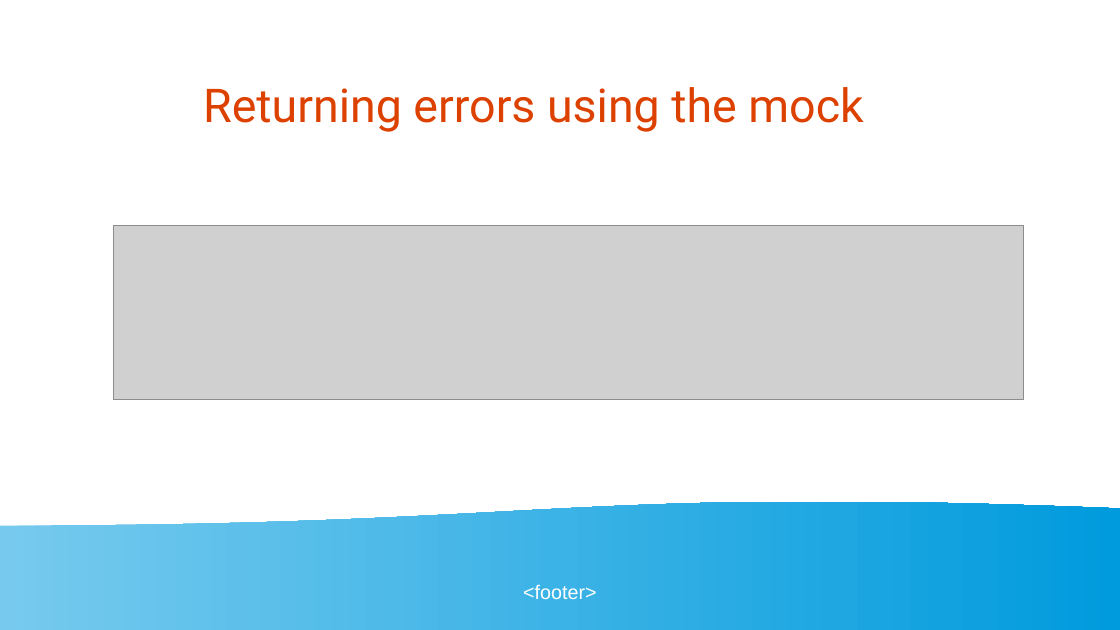
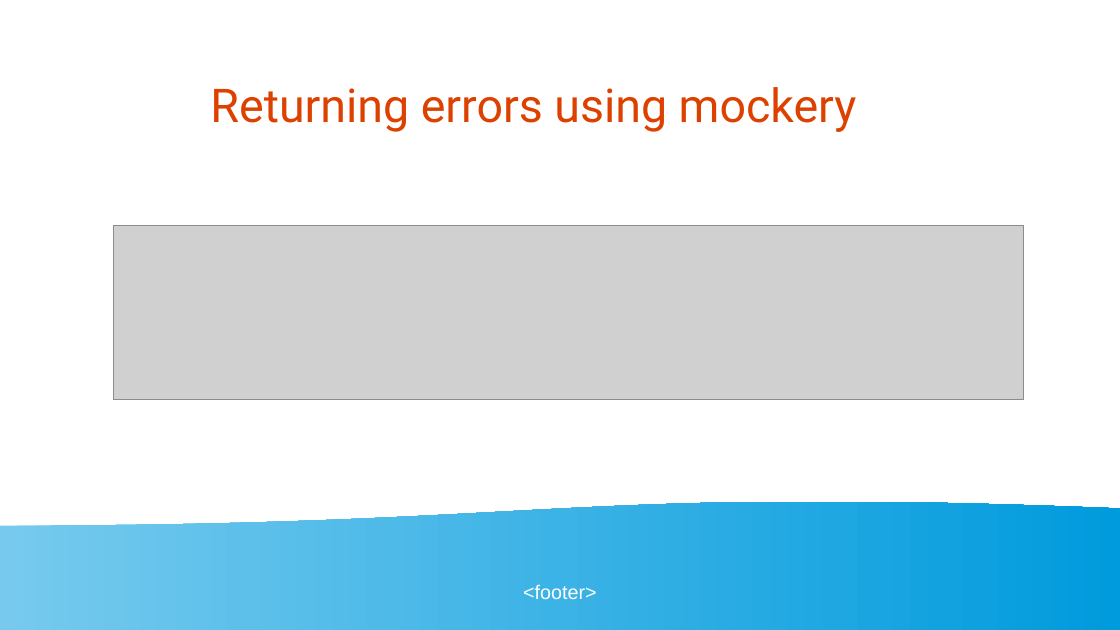
Before and after one commit to golangbot/gophercon-uk-2025-talk, a slide deck: slide 47 of Presentation.odp. Drawn at 1120x630 pixels with LibreOffice and Linux fonts; fonts in the diff are those of the drawing; grey boxes stand for pictures. Boxes give left, top, right and bottom in pixels: in the first picture for what was removed or moved away, otherwise in the second. Text is boxed around its words. In the diff, an @@ line names an element or a change of style, - is before the commit and + after.

```diff
--- a/Presentation.odp
+++ b/Presentation.odp
@@ title at (x1=210, y1=87, x2=857, y2=132): text changed @@
-Returning errors using the mock
+Returning errors using mockery
```
Also in this commit, not shown: 4 other files.
